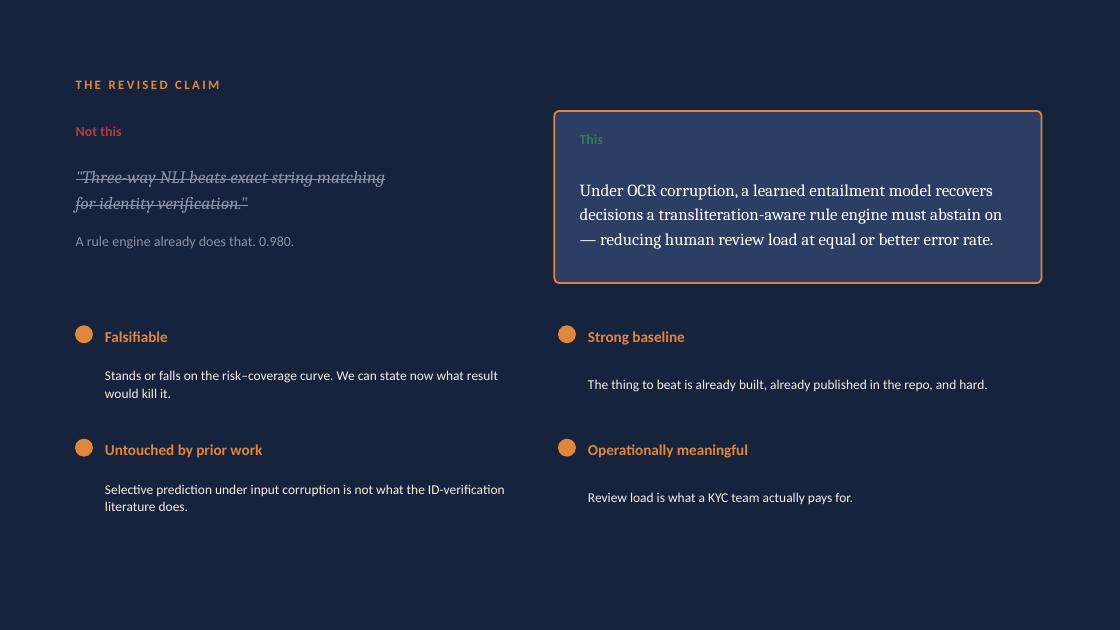
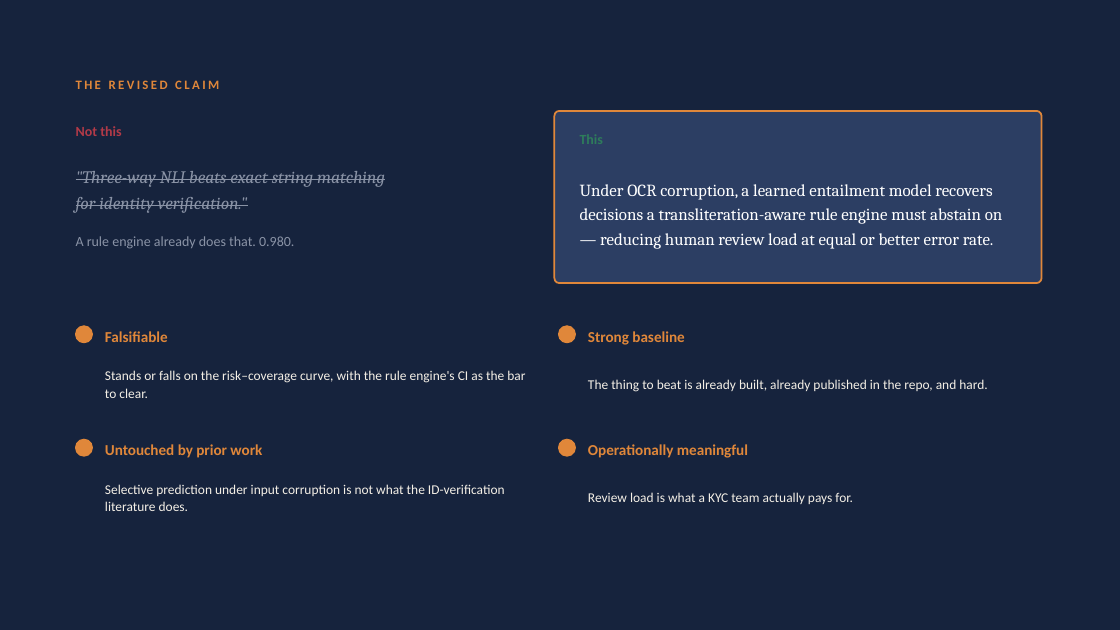
Before and after one commit to StutiArya2/kyc-nli, a slide deck: slide 8 of docs/proposal/KYC-NLI-Mid-Review.pptx. Drawn at 1120x630 pixels with LibreOffice and Linux fonts; fonts in the diff are those of the drawing. Boxes give left, top, right and bottom in pixels: in the first picture for what was removed or moved away, otherwise in the second. Text is boxed around its words. In the diff, an @@ line names an element or a change of style, - is before the commit and + after.

```diff
--- a/docs/proposal/KYC-NLI-Mid-Review.pptx
+++ b/docs/proposal/KYC-NLI-Mid-Review.pptx
@@ text at box(105, 370, 525, 398): text changed @@
-Stands or falls on the risk–coverage curve. We can state now what result would kill it.
+Stands or falls on the risk–coverage curve, with the rule engine's CI as the bar to clear.
```
Also in this commit, not shown: 3 other slides changed, 1 slide added, 1 slide removed, 11 other files.
